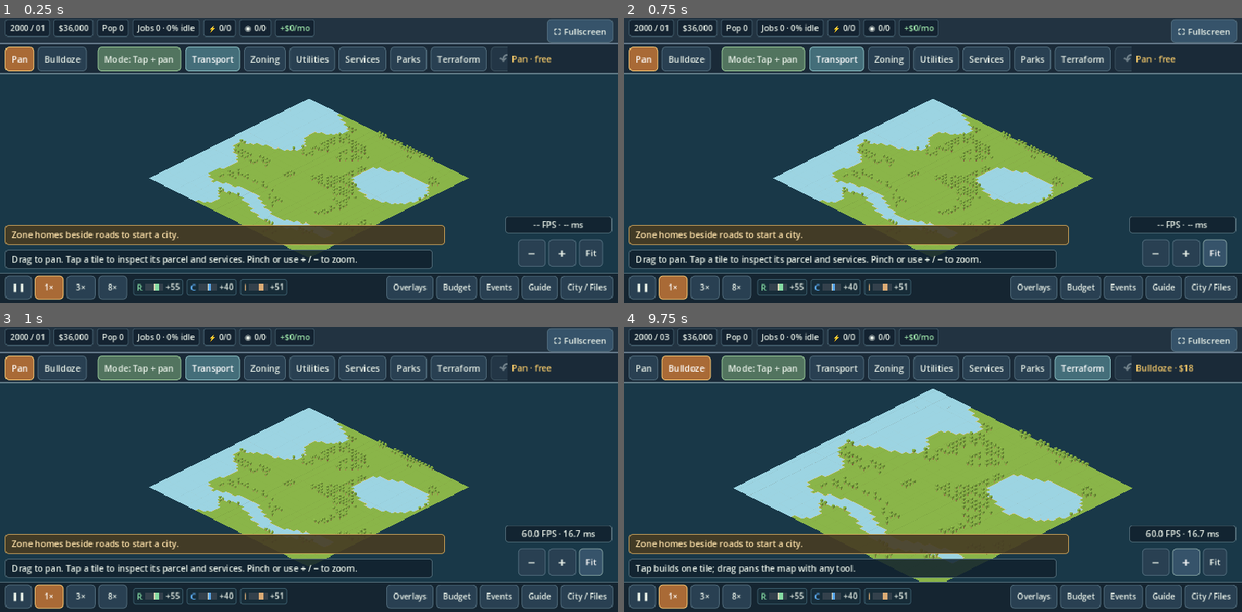
Above: before the commit, frames 1-4 (two rows, left to right).
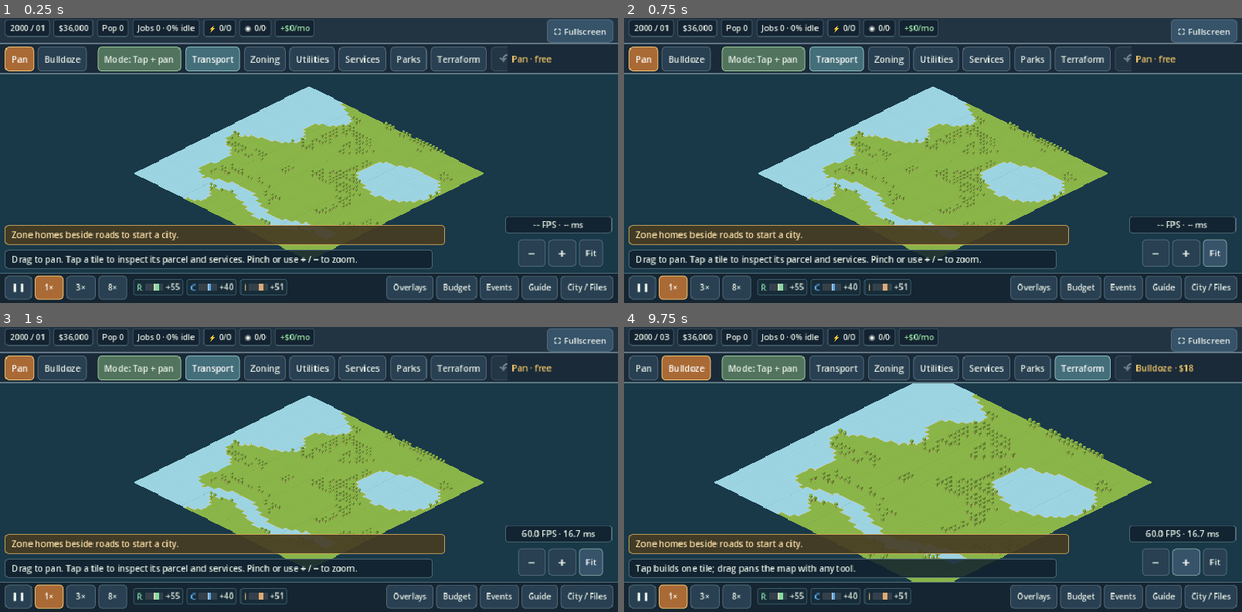
Above: after the commit, the same moments.

Repository: narmanb/citysim
Game: Godot game, scene res://main.tscn
Same seed, same stepped clock (60 frames per second), same inputs: the game is played once before the commit and once after it.
Inputs:
- Up to frame 1 (0.25 s): no input
- Up to frame 2 (0.75 s): click "Fit" at 0.5 s
- Up to frame 3 (1 s): no input
- Up to frame 4 (9.75 s): click "Pan" at 1.25 s; click "Bulldoze" at 2 s; click "Mode: Tap + pan" at 2.75 s; click "Mode: Paint drag" at 3.5 s; click "Transport" at 4.25 s; click "Zoning" at 5 s; click "Utilities" at 5.75 s; click "Services" at 6.5 s; click "Parks" at 7.25 s; click "Terraform" at 8 s; click "−" at 8.75 s; click "+" at 9.5 s

The runs differ from the first frame. In frame 1, 5.2% of the frame differs, in the area x 21-79%, y 24-82%; in frame 2, 5.2%; in frame 3, 5.2%; in frame 4, 7.9%, in the area x 14-86%, y 19-90%.

Commit message:
Expand terrain heights and fit/select visible cliffs safely [skip ci]

Diff:
--- a/godot/model/city_world.gd
+++ b/godot/model/city_world.gd
@@ -4,6 +4,8 @@
 
 const N = 52
 const COUNT = N * N
+const MIN_TERRAIN_ELEV = -5
+const MAX_TERRAIN_ELEV = 12
 const COST = {"bulldoze":18,"road":18,"rail":36,"line":13,"pipe":12,"res":9,"apt":14,"shop":12,"office":16,"light":12," …(200 unchanged characters)…
 const CONFIG = {"monthSeconds":4,"startingCash":36000,"powerPlantCapacity":550,"waterPumpCapacity":520,"waterTowerCapac …(479 unchanged characters)…
 const TOOLS = [["pan","✋ Pan"],["bulldoze","▧ Bulldoze"],["road","═ Road"],["rail","≡ Rail"],["line","⚡ Power line"],[" …(590 unchanged characters)…
@@ -127,6 +129,8 @@
 func can_place(i: int, tool: String, bridge: bool = false) -> bool:
 	if i < 0 or i >= tiles.size() or not COST.has(tool): return false
 	var t = tiles[i]
+	if tool == "raise" and t.elev >= MAX_TERRAIN_ELEV: return false
+	if tool == "lower" and t.elev <= MIN_TERRAIN_ELEV: return false
 	if tool in TERRAIN_TOOLS:
 		if tool in ["grass","desert"]: return t.terrain != "water" and not t.civic and not t.level
 		if tool in ["tree","forest"]: return t.terrain != "water" and not t.civic and not t.road and not t.rail and not t.line and not t.level
@@ -148,8 +152,8 @@
 	var meta = ZONE_TOOL.get(tool,{})
 	if tool in ["road","rail","line","pipe"] and t[tool]: return false
 	if not meta.is_empty() and t.zone == meta.zone and t.zoneType == meta.type: return false
-	if tool == "raise" and t.elev >= 5: return false
-	if tool == "lower" and t.elev <= -3: return false
+	if tool == "raise" and t.elev >= MAX_TERRAIN_ELEV: return false
+	if tool == "lower" and t.elev <= MIN_TERRAIN_ELEV: return false
 	if tool == "grass" and t.biome == "grass": return false
 	if tool == "desert" and t.biome == "desert" and not t.tree: return false
 	if tool in ["tree","forest"] and t.tree and t.biome == "grass": return false
@@ -183,8 +187,8 @@
 		else: t.tree = false
 		_terrain_reflow()
 	elif tool in TERRAIN_TOOLS:
-		if tool == "raise": t.elev = clampi(int(t.elev)+1,-3,5)
-		elif tool == "lower": t.elev = clampi(int(t.elev)-1,-3,5)
+		if tool == "raise": t.elev = clampi(int(t.elev)+1,MIN_TERRAIN_ELEV,MAX_TERRAIN_ELEV)
+		elif tool == "lower": t.elev = clampi(int(t.elev)-1,MIN_TERRAIN_ELEV,MAX_TERRAIN_ELEV)
 		elif tool == "river":
 			t.channel = true
 			t.waterSource = false
@@ -362,7 +366,7 @@
 		for key in ["level","parcel","elev"]:
 			if q[key] == null: q[key] = defaults[key]
 			if not _finite(q[key]) or float(q[key]) != floor(float(q[key])): return null
-		if q.level < 0 or q.level > 4 or q.parcel < 0 or q.elev < -3 or q.elev > 5: return null
+		if q.level < 0 or q.level > 4 or q.parcel < 0 or q.elev < MIN_TERRAIN_ELEV or q.elev > MAX_TERRAIN_ELEV: return null
 		q.level = int(q.level)
 		q.parcel = int(q.parcel)
 		q.elev = int(q.elev)
--- /dev/null
+++ b/godot/tests/test_terrain_bounds.gd
@@ -0,0 +1,72 @@
+extends SceneTree
+const World=preload("res://model/city_world.gd")
+const View=preload("res://view/isometric_view.gd")
+var failures=0
+var checks=0
+func _initialize(): call_deferred("run")
+func check(ok: bool, message: String):
+    checks+=1
+    if not ok: failures+=1;push_error(message)
+func blank():
+    var w=World.new(4242)
+    for i in range(World.COUNT): w.tiles[i]=World.blank_tile()
+    w.cash=1000000
+    w.recalculate()
+    return w
+func run():
+    var w=blank()
+    for i in [0,51,2652,2703,26*52+26]:
+        w.tiles[i].elev=-5
+        for height in range(-5,13):
+            if height>-5: check(w.place(i,"raise"),"Raise reaches height %s at %s"%[height,i])
+            check(w.tiles[i].elev==height,"Authoritative height matches requested raise")
+        var cash=w.cash
+        check(not w.place(i,"raise") and w.cash==cash,"Raise at +12 is a free no-op")
+        for height in range(11,-6,-1): check(w.place(i,"lower") and w.tiles[i].elev==height,"Lower reaches every legal height")
+        cash=w.cash
+        check(not w.place(i,"lower") and w.cash==cash,"Lower at -5 is a free no-op")
+    for height in range(-5,13):
+        w.tiles[0].elev=height
+        var restored=World.from_dict(w.serialize())
+        check(restored!=null and restored.tiles[0].elev==height,"Every legal elevation survives JSON import")
+    for height in [-6,13,0.5,"5",INF,NAN]:
+        var data=w.serialize();data.tiles[0].elev=height
+        check(World.from_dict(data)==null,"Malformed or unsupported elevation rejects import")
+    var old=World.from_dict(JSON.parse_string(FileAccess.get_file_as_string("res://tests/fixtures/legacy-city-v6.json")))
+    check(old!=null and old.cash==23456 and old.tiles[1325].elev==3,"Legacy v6 remains readable")
+    if old!=null:
+        var restored=World.from_dict(old.serialize())
+        check(restored!=null and restored.tiles==old.tiles and restored.cash==old.cash,"Normalized old save retains all tiles on round-trip")
+    w=blank()
+    var view=View.new();view.size=Vector2(854,274)
+    root.add_child(view);view.set_process(false);view.set_world(w)
+    await process_frame;await process_frame
+    for height in range(-5,13):
+        for t in w.tiles: t.elev=height
+        for i in [0,51,2652,2703,26*52+26,27*52+26]:
+            check(view.screen_to_tile(view.tile_to_screen(i))==i,"Visible cap selection at height %s edge %s"%[height,i])
+    for t in w.tiles: t.elev=0
+    var high=26*52+26
+    w.tiles[high].elev=12
+    var wall=view.camera+view._point(27,26.5,6)*view.tile_scale/view.BASE
+    check(view.screen_to_tile(wall)==high,"Visible cliff wall prevents selecting hidden background cap")
+    w.tiles[0].elev=12
+    w.place(0,"office",false,77);w.tiles[0].level=4
+    view.refresh();await process_frame;await process_frame
+    view.fit_city()
+    for commands in view._tile_records[0].values():
+        for command in commands:
+            if command[0]==2:
+                var r: Rect2=command[2]
+                for p in [r.position,r.end,Vector2(r.end.x,r.position.y),Vector2(r.position.x,r.end.y)]:
+                    var screen=view.camera+p*view.tile_scale/view.BASE
+                    check(Rect2(Vector2.ZERO,view.size).grow(0.01).has_point(screen),"Fit includes every roof corner on +12 map edge")
+    # Deep channel plus an upstream dam retains the legacy connectivity rule.
+    w=blank();w.tiles[100]=World.blank_tile("water")
+    for i in [101,102,103]: w.place(i,"river");w.tiles[i].elev=-5
+    w._terrain_reflow()
+    check(w.tiles[103].terrain=="water","Deep connected channel fills")
+    w.tiles[101].elev=12;w._terrain_reflow()
+    check(w.tiles[102].terrain=="grass" and w.tiles[103].terrain=="grass" and w.tiles[104].terrain=="grass","High dam disconnects channels without flooding ordinary land")
+    view.queue_free();await process_frame
+    print("Terrain bounds: %s checks, %s failures"%[checks,failures]);quit(1 if failures else 0)
--- a/godot/tests/test_view.gd
+++ b/godot/tests/test_view.gd
@@ -69,7 +69,7 @@
 		check(view.screen_to_tile(view.tile_to_screen(i)) == i, "flat projected center round trip %s" % i)
 	# Uniform planes ensure the centers are visible. Arbitrary neighboring
 	# height jumps can correctly hide a back tile beneath a nearer cap.
-	for elevation in range(-3, 6):
+	for elevation in range(-5, 13):
 		for i in range(2704):
 			world.tiles[i].elev = elevation
 		for i in range(0, 2704, 37):
--- a/godot/tests/test_world.gd
+++ b/godot/tests/test_world.gd
@@ -39,7 +39,7 @@
 	check(not w.place(102, "plant"), "unaffordable construction rejected")
 	w.cash = 10000
 	check(not w.place(102, "grass") and w.cash == 10000, "unchanged terrain is free")
-	w.tiles[102].elev = 5
+	w.tiles[102].elev = WorldModel.MAX_TERRAIN_ELEV
 	check(not w.place(102, "raise"), "terrain bounds are free noops")
 
 	w = empty_world()
@@ -244,7 +244,7 @@
 	invalid_import.tiles[0].line = true
 	invalid_import.tiles[1].civic = "plant"
 	check(WorldModel.from_dict(invalid_import) == null, "developed tile without zoning is rejected before utility calculation")
-	for elevation in [-4, 6, 99, 0.5, "3"]:
+	for elevation in [-6, 13, 99, 0.5, "3"]:
 		invalid_import = valid_import.duplicate(true)
 		invalid_import.tiles[0].elev = elevation
 		check(WorldModel.from_dict(invalid_import) == null, "unsupported/noninteger elevation rejected: " + str(elevation))
--- a/godot/ui/main.gd
+++ b/godot/ui/main.gd
@@ -46,8 +46,8 @@
 	"pump": "Power this pump. Waterfront capacity: 520; inland well: 286. Connect pipes to zones.",
 	"tower": "Stores up to 180 surplus water. Join a powered pump by pipe; towers do not create water.",
 	"bulldoze": "Remove one layer at a time: fire, building, zoning, road, rail, line, pipe or tree.",
-	"raise": "Raise natural terrain one step. Hills can reach elevation 5.",
-	"lower": "Lower natural terrain one step. Basins can reach elevation −3.",
+	"raise": "Raise natural terrain one step. Hills can reach elevation +12.",
+	"lower": "Lower natural terrain one step. Basins can reach elevation −5.",
 	"river": "Dig a channel. It fills only when connected to existing water.",
 	"grass": "Paint grass biome on dry, undeveloped ground.", "desert": "Paint desert biome and clear trees.",
 	"tree": "Plant an individual tree on clear land.", "forest": "Paint forest on clear land. Power lines and buildings exclude trees."
--- a/godot/view/isometric_view.gd
+++ b/godot/view/isometric_view.gd
@@ -12,7 +12,8 @@
 const Layer = preload("res://view/iso_layer.gd")
 const GroundShader = preload("res://view/opaque_ground.gdshader")
 const BuildingCatalog = preload("res://view/building_catalog.gd")
-const N: int = 52
+const World = preload("res://model/city_world.gd")
+const N: int = World.N
 const BASE: float = 28.0
 const ELEVATION: float = 0.15
 const ZCOL: Dictionary = {"res": Color("85dca3"), "com": Color("5aa8ed"), "ind": Color("dcac75")}
@@ -134,12 +135,25 @@
 		refresh()
 
 func fit_city() -> void:
-	# Include the full diamond with space above it for raised terrain and
-	# buildings. Unlike the former fixed-scale Fit, this works on phones too.
-	var bounds: Rect2 = Rect2(-float(N), -4.0, N * 2.0, N + 5.0)
+	# Fit actual retained geometry, including tall roof sprites, instead of
+	# reserving maximum mountain height for every ordinary flat city.
+	if _refresh_pending: _rebuild()
+	var bounds := Rect2(_point(0, 0), Vector2.ZERO)
+	for records in _tile_records:
+		for commands in records.values():
+			for command in commands:
+				if command[0] == 2:
+					bounds = bounds.merge(command[2])
+				elif command[0] in [0, 1]:
+					for point in command[1]: bounds = bounds.expand(point)
+				elif command[0] == 3:
+					bounds = bounds.expand(command[2] - Vector2(command[3], command[3]))
+					bounds = bounds.expand(command[2] + Vector2(command[3], command[3]))
+	if bounds.size == Vector2.ZERO:
+		bounds = Rect2(-N * BASE, 0, N * BASE * 2, N * BASE)
 	var available: Vector2 = (size - Vector2(32, 32)).max(Vector2.ONE)
-	tile_scale = minf(available.x / bounds.size.x, available.y / bounds.size.y)
-	camera = size * 0.5 - bounds.get_center() * tile_scale
+	tile_scale = minf(available.x / bounds.size.x, available.y / bounds.size.y) * BASE
+	camera = size * 0.5 - bounds.get_center() * tile_scale / BASE
 
 func zoom_at(factor: float, at: Vector2) -> void:
 	if factor <= 0.0:
@@ -168,25 +182,45 @@
 	return camera + _point(index % N + 0.5, floori(float(index) / N) + 0.5, float(tile.get("elev", 0))) * tile_scale / BASE
 
 func screen_to_tile(point: Vector2) -> int:
-	if world == null:
-		return -1
+	if world == null: return -1
+	var candidates: Dictionary = {}
+	# A vertical face can cover a lower/background cap. Collect local cells
+	# along the height ray, then test the same cap/front faces that we draw.
+	for elevation in range(World.MIN_TERRAIN_ELEV, World.MAX_TERRAIN_ELEV + 1):
+		var p := _unproject(point + Vector2(0, elevation * tile_scale * ELEVATION))
+		for y in range(floori(p.y) - 1, floori(p.y) + 1):
+			for x in range(floori(p.x) - 1, floori(p.x) + 1):
+				if x >= 0 and y >= 0 and x < N and y < N: candidates[y * N + x] = true
+	var local := (point - camera) * BASE / tile_scale
 	var best: int = -1
 	var depth: int = -1
-	# The model validates elevations to this range. Check all planes and keep
-	# the frontmost cap, just as the retained records are depth ordered.
-	for elevation in range(-3, 6):
-		var p: Vector2 = _unproject(point + Vector2(0, elevation * tile_scale * ELEVATION))
-		var x: int = floori(p.x)
-		var y: int = floori(p.y)
-		if x < 0 or y < 0 or x >= N or y >= N:
-			continue
-		var index: int = y * N + x
-		if index >= world.tiles.size() or int(world.tiles[index].get("elev", 0)) != elevation:
-			continue
-		if x + y >= depth:
+	for index in candidates:
+		var x: int = index % N
+		var y: int = floori(float(index) / N)
+		var elevation: float = float(world.tiles[index].get("elev", 0))
+		var hit: bool = Geometry2D.is_point_in_polygon(local, _rect_points(x, y, elevation))
+		if not hit:
+			for face in _terrain_faces(index):
+				if Geometry2D.is_point_in_polygon(local, face[0]): hit = true; break
+		if hit and (x + y > depth or (x + y == depth and index > best)):
 			best = index
 			depth = x + y
 	return best
+
+func _terrain_faces(index: int) -> Array:
+	var faces: Array = []
+	var tile: Dictionary = world.tiles[index]
+	var x: int = index % N
+	var y: int = floori(float(index) / N)
+	var elevation: float = float(tile.get("elev", 0))
+	for axis in [Vector2i(1, 0), Vector2i(0, 1)]:
+		var next: Vector2i = Vector2i(x, y) + axis
+		var lower: float = float(world.tiles[next.y * N + next.x].get("elev", 0)) if next.x < N and next.y < N else 0.0
+		if elevation > lower:
+			var a := Vector2(x + 1, y) if axis.x else Vector2(x, y + 1)
+			var b := Vector2(x + 1, y + 1)
+			faces.append([PackedVector2Array([_point(a.x, a.y, elevation), _point(b.x, b.y, elevation), _point(b.x, b.y, lower), _point(a.x, a.y, lower)]), Color("8b7954") if axis.x else Color("a18b62")])
+	return faces
 
 func _neighbors(index: int) -> Array:
 	var out: Array = []
@@ -373,13 +407,7 @@
 	var x: int = index % N
 	var y: int = floori(float(index) / N)
 	var elevation: float = float(tile.get("elev", 0))
-	for axis in [Vector2i(1, 0), Vector2i(0, 1)]:
-		var next: Vector2i = Vector2i(x, y) + axis
-		var lower: float = float(world.tiles[next.y * N + next.x].get("elev", 0)) if next.x < N and next.y < N else 0.0
-		if elevation > lower:
-			var a: Vector2 = Vector2(x + 1, y) if axis.x else Vector2(x, y + 1)
-			var b: Vector2 = Vector2(x + 1, y + 1)
-			layer.polygon(PackedVector2Array([_point(a.x, a.y, elevation), _point(b.x, b.y, elevation), _point(b.x, b.y, lower), _point(a.x, a.y, lower)]), Color("8b7954") if axis.x else Color("a18b62"))
+	for face in _terrain_faces(index): layer.polygon(face[0], face[1])
 	var name: String = "water" if tile.get("terrain", "grass") == "water" else "dirt" if tile.get("channel", false) else "sand" if tile.get("biome", "") == "desert" else "grass"
 	# The atlas cap is opaque inside the diamond and already contains the grid.
 	# A second fill and antialiased outline broke batching for every empty tile.
Not shown, added: godot/tests/test_terrain_bounds.gd.uid
Not shown, added: godot/tools/preview_terrain.gd.uid
Not shown, changed: docs/terraforming-2.0.md
Not shown, changed: godot/tools/check_project.py
